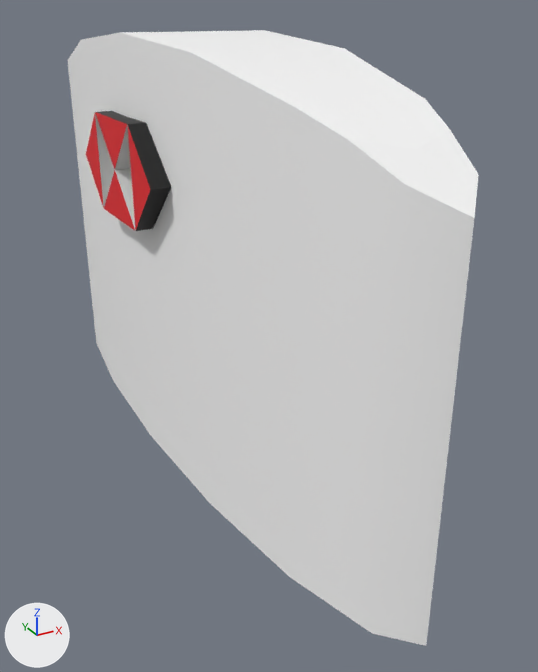
The FBX model models/HSBC Entorno_10_CAPAS_Entrada.fbx, before and after one commit.
The view is the same before and after, from a 50 mm lens placed at (174.28, -15.48, 7.72), pointed at (180.07, -4.97, 2.47). The axes (+X, +Y, +Z) are drawn at lower left. The lights are the same throughout. Where no turn or scale is listed for an object, it has been applied to the vertices.

The first picture shows 'escritorio_logo', 'pCylinder1'.
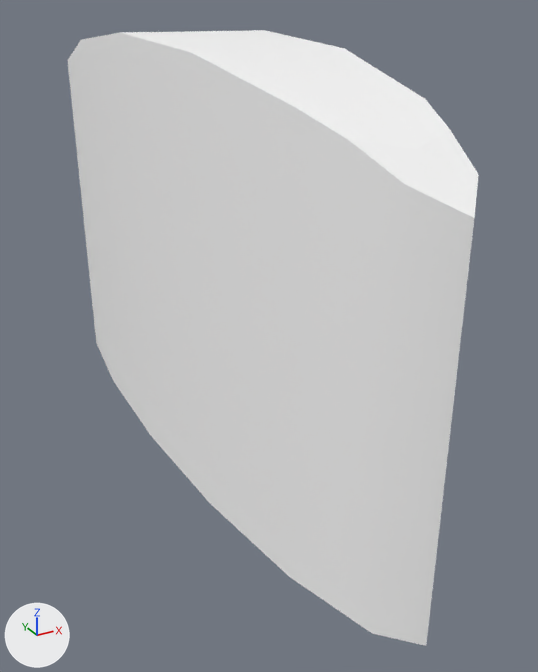
Commit message: entorno bugs

What the commit changed:
Object 'escritorio_logo' (ob_escritorio_logo) is deleted.

Pixel boxes [x1, y1, x2, y2] of what changed, in the pictures (538 x 672 px):
'escritorio_logo', deleted: before [86, 111, 171, 231]
    faces in mat_rojo_escritorio (red #ed1b24): [86, 112, 151, 230]
    faces in mat_negro_escritorio (black #000000): [97, 111, 171, 231]
    faces in mat_blanco_escritorio (light grey #d9d9d7): [95, 114, 136, 231]
